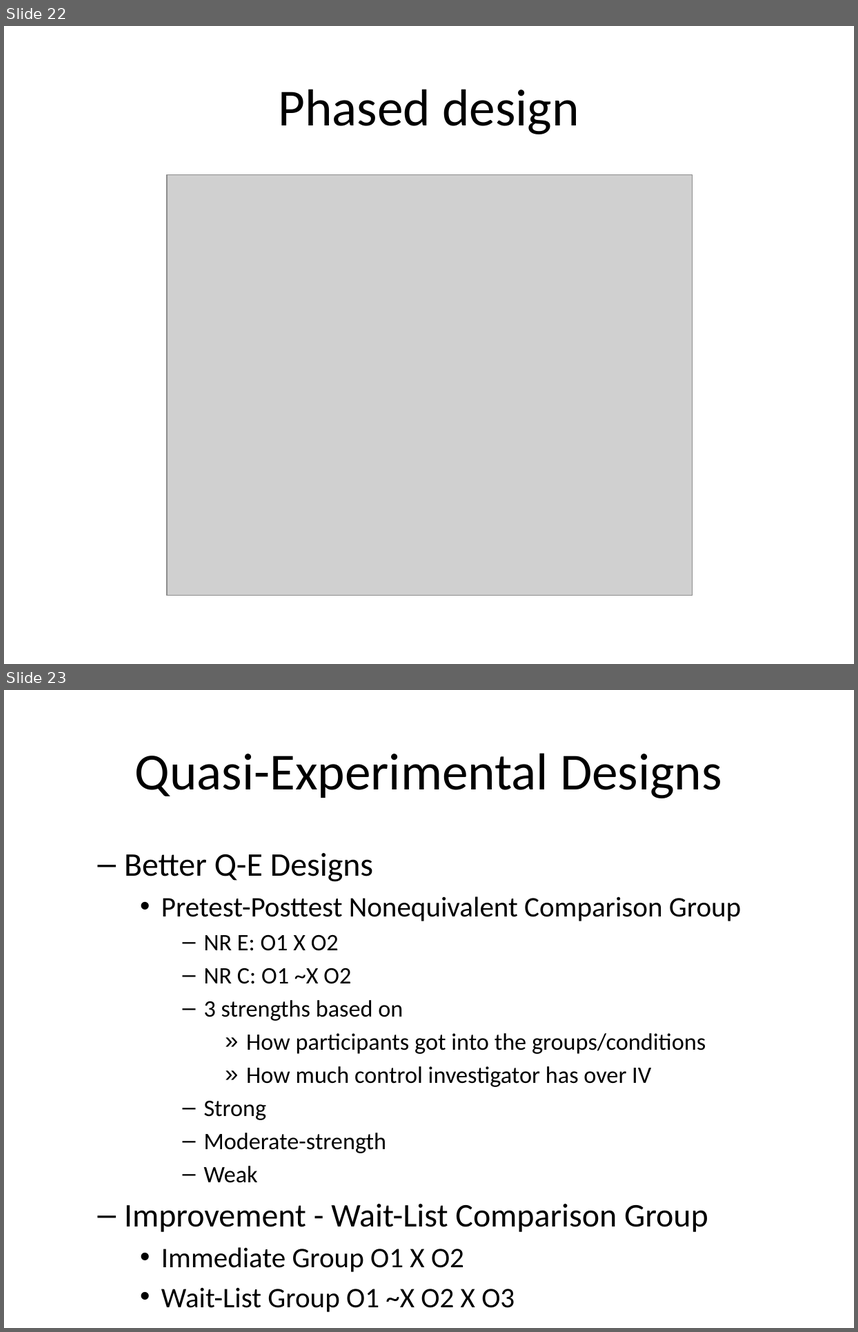
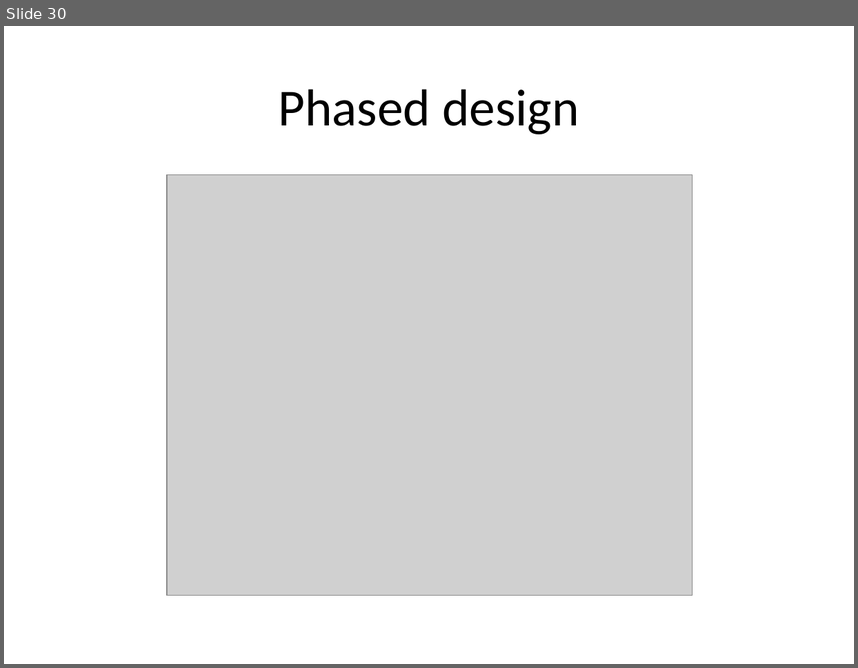
Before and after one commit to classes-medb/5510, a slide deck: src/video-05-quasi-experiments.pptx. Shown one above the other, each under a label of ours: slides 22 and 23 before the commit, slide 30 after it. The pictures are 858x1332 and 858x668 pixels, drawn with LibreOffice and Linux fonts; fonts in the diff are those of the drawing; grey boxes stand for pictures. Boxes give left, top, right and bottom in pixels: in the first picture for what was removed or moved away, otherwise in the second. Text is boxed around its words. In the diff, an @@ line names an element or a change of style, - is before the commit and + after.

```diff
--- a/src/video-05-quasi-experiments.pptx
+++ b/src/video-05-quasi-experiments.pptx
@@ slide 23 removed at [4,690,854,1328], background #FFFFFF @@
@@ title removed at [135,753,722,798] @@
-Quasi-Experimental Designs
@@ text removed at [124,853,741,1312] @@
-  – Better Q-E Designs
-    • Pretest-Posttest Nonequivalent Comparison Group
-      – NR E: O1 X O2
-      – NR C: O1 ~X O2
-      – 3 strengths based on
-        » How participants got into the groups/conditions
-        » How much control investigator has over IV
-      – Strong
-      – Moderate-strength
-      – Weak
-  – Improvement - Wait-List Comparison Group
-    • Immediate Group O1 X O2
-    • Wait-List Group O1 ~X O2 X O3
@@ what was slide 22 is now slide 30 @@
```
Also in this commit, not shown: 4 slides changed, 9 slides added, 14 other slides removed, 10 other files.
